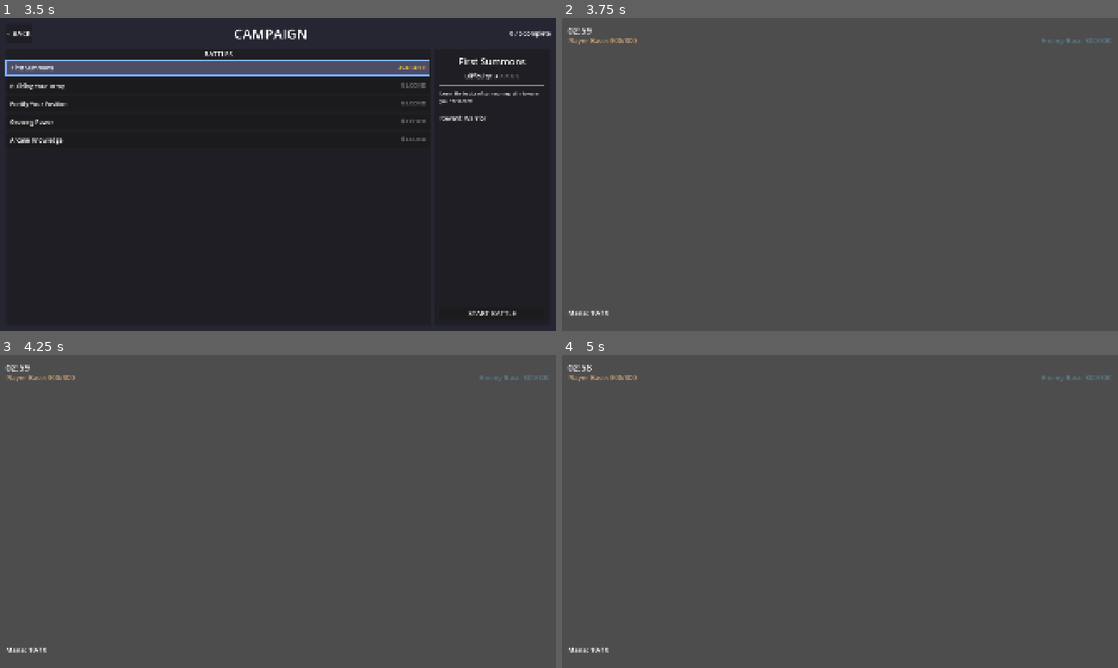
Above: before the commit, frames 1-4 (two rows, left to right).
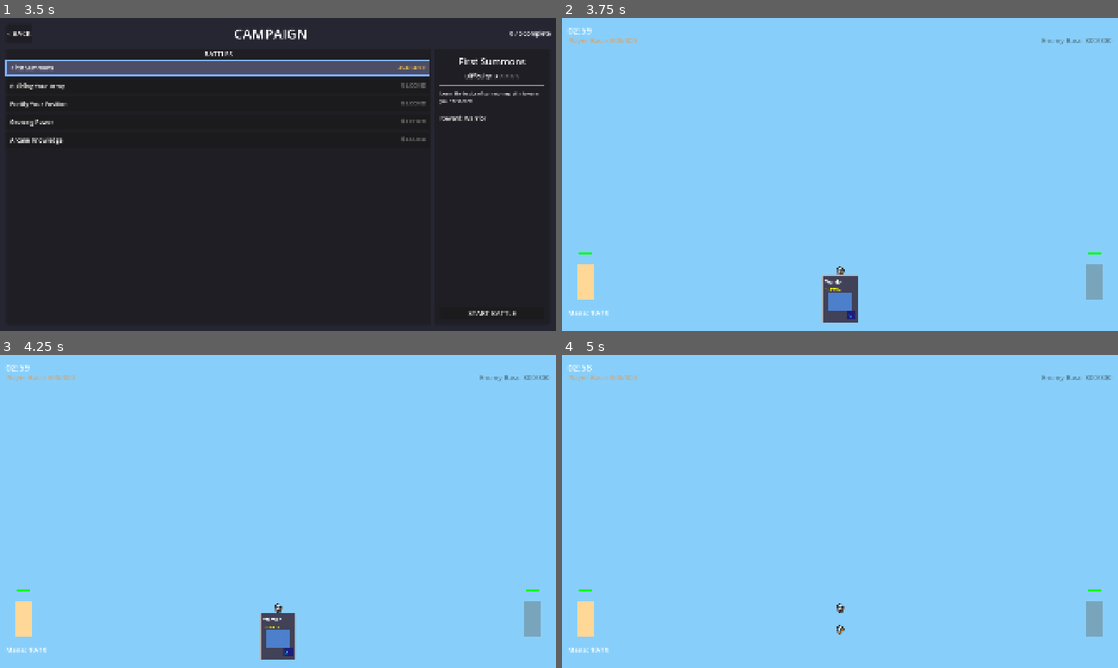
Above: after the commit, the same moments.

Repository: amari-charles/project-summoner
Game: Godot game, scene res://scenes/ui/main_menu.tscn
The game is run twice, just before and just after one commit, with the same random seed, the same clock (stepped at 60 frames per second) and the same inputs.
Inputs (mouse positions are in pixels of both pictures, inside the frame that each line leads up to):
- Up to frame 1 (3.5 s): click "PLAY" at 0.5 s; click "SELECT" at 1.25 s; click "CHOOSE WARRIOR" at 2 s; click (216, 68) at 2.75 s
- Up to frame 2 (3.75 s): click "START BATTLE" at 3.5 s
- Up to frame 3 (4.25 s): no input
- Up to frame 4 (5 s): tap Enter at 4.25 s; drag from (840, 636) to (895, 442) at 4.27 s

Frame 1 is identical in both runs. In frame 2, 99% of the frame differs, in the area x 0-100%, y 0-100%; in frame 3, 99%; in frame 4, 100%.

Commit message:
Fix tileset texture path
Corrected path from incorrect "Ground tiles/Ground_36.png" to actual
file name "Top-Down Simple Summer_Ground 36.png". Files are directly
in PNG folder, not in a subfolder.

🤖 Generated with [Claude Code](https://claude.com/claude-code)

Co-Authored-By: Claude <noreply@anthropic.com>

Diff:
--- a/project.godot
+++ b/project.godot
@@ -15,15 +15,6 @@
 config/features=PackedStringArray("4.5", "Forward Plus")
 config/icon="res://icon.svg"
 
-[display]
-
-window/size/viewport_width=1920
-window/size/viewport_height=1080
-window/size/mode=3
-window/stretch/mode="canvas_items"
-window/stretch/aspect="keep"
-window/handheld/orientation=0
-
 [autoload]
 
 CardCatalog="*res://scripts/data/card_catalog.gd"
@@ -38,3 +29,10 @@
 Decks="*res://scripts/services/deck_service.gd"
 Campaign="*res://scripts/services/campaign_service.gd"
 DevConsole="*res://scripts/debug/dev_console.gd"
+
+[display]
+
+window/size/viewport_width=1920
+window/size/viewport_height=1080
+window/size/mode=3
+window/stretch/mode="canvas_items"
--- a/scenes/battlefield/base_battlefield_3d.tscn
+++ b/scenes/battlefield/base_battlefield_3d.tscn
@@ -1,7 +1,7 @@
 [gd_scene load_steps=5 format=3 uid="uid://cm2j43v0j4iiv"]
 
 [ext_resource type="Script" path="res://scripts/battlefield/base_battlefield_3d.gd" id="1_script"]
-[ext_resource type="Texture2D" path="res://assets/tilesets/summer_tileset/PNG/Ground tiles/Ground_36.png" id="2_background"]
+[ext_resource type="Texture2D" path="res://assets/tilesets/summer_tileset/PNG/Top-Down Simple Summer_Ground 36.png" id="2_background"]
 
 [sub_resource type="StandardMaterial3D" id="StandardMaterial3D_background"]
 albedo_texture = ExtResource("2_background")
Not shown, added: assets/tilesets/summer_tileset/PNG/Top-Down Simple Summer_Ground 01.png.import
Not shown, added: assets/tilesets/summer_tileset/PNG/Top-Down Simple Summer_Ground 02.png.import
Not shown, added: assets/tilesets/summer_tileset/PNG/Top-Down Simple Summer_Ground 03.png.import
Not shown, added: assets/tilesets/summer_tileset/PNG/Top-Down Simple Summer_Ground 04.png.import
Not shown, added: assets/tilesets/summer_tileset/PNG/Top-Down Simple Summer_Ground 05.png.import
Not shown, added: assets/tilesets/summer_tileset/PNG/Top-Down Simple Summer_Ground 06.png.import
Not shown, added: assets/tilesets/summer_tileset/PNG/Top-Down Simple Summer_Ground 07.png.import
Not shown, added: assets/tilesets/summer_tileset/PNG/Top-Down Simple Summer_Ground 08.png.import
Not shown, added: assets/tilesets/summer_tileset/PNG/Top-Down Simple Summer_Ground 09.png.import
Not shown, added: assets/tilesets/summer_tileset/PNG/Top-Down Simple Summer_Ground 10.png.import
Not shown, added: assets/tilesets/summer_tileset/PNG/Top-Down Simple Summer_Ground 11.png.import
Not shown, added: assets/tilesets/summer_tileset/PNG/Top-Down Simple Summer_Ground 12.png.import
(and 77 more such lines)
